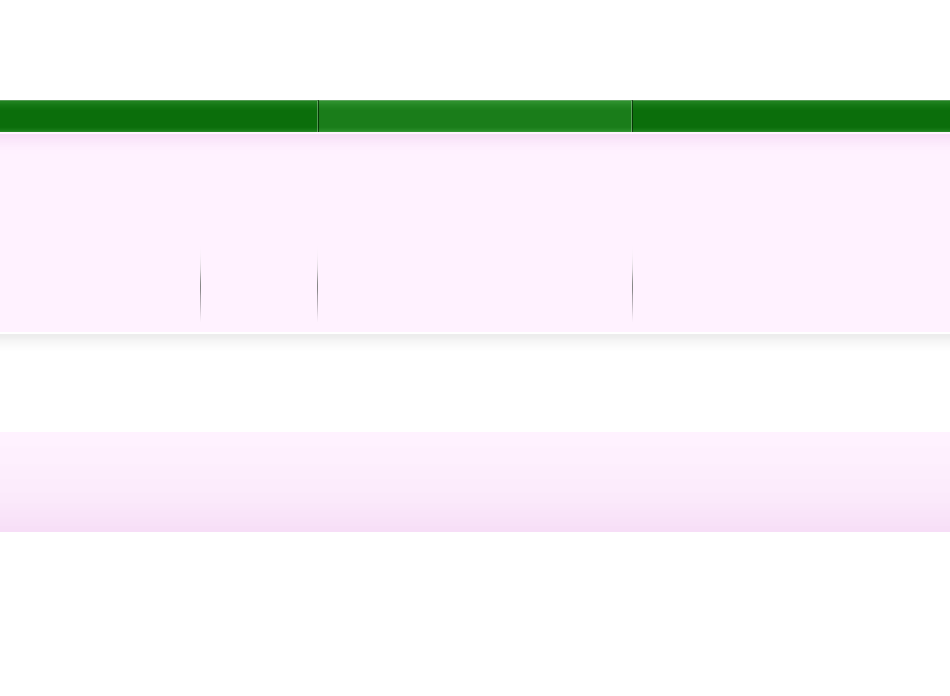
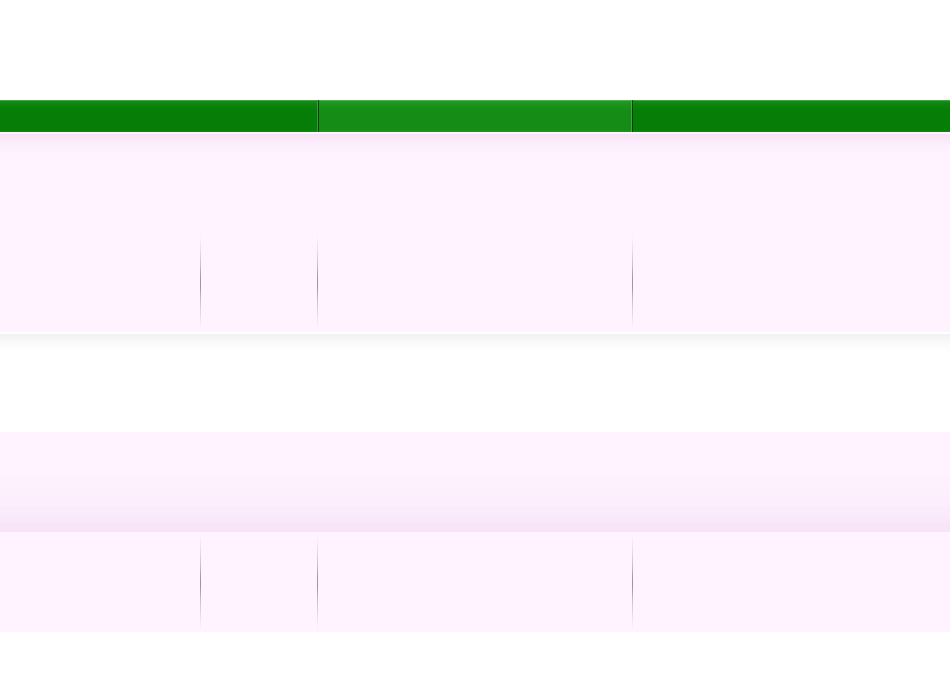
Before/after of a (950, 696) layered artwork. What changed in the layer stack:
painted on "navbar button" over [0,100,950,132]
painted on "navbar" over [0,100,950,132]
painted on "header widgets" over [0,134,950,143]
painted on "header boxes" over [200,235,633,330]
painted on "footer widgets" over [0,448,950,532]
painted on "footer boxes" over [0,532,950,632]
